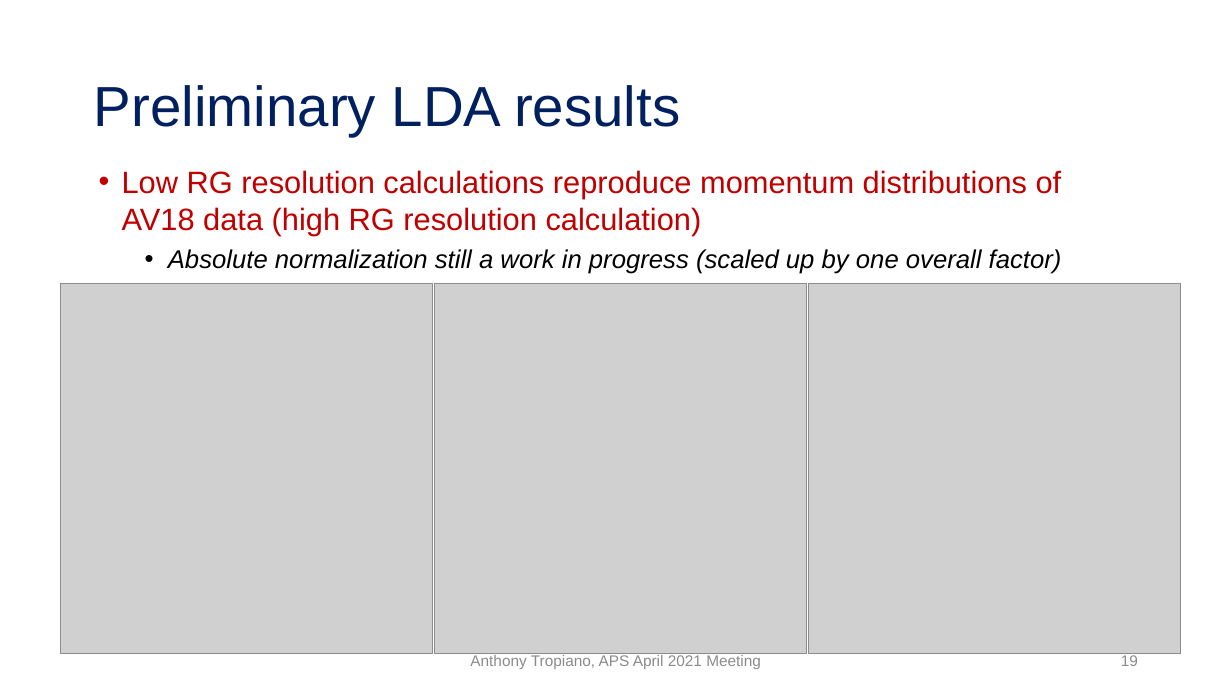
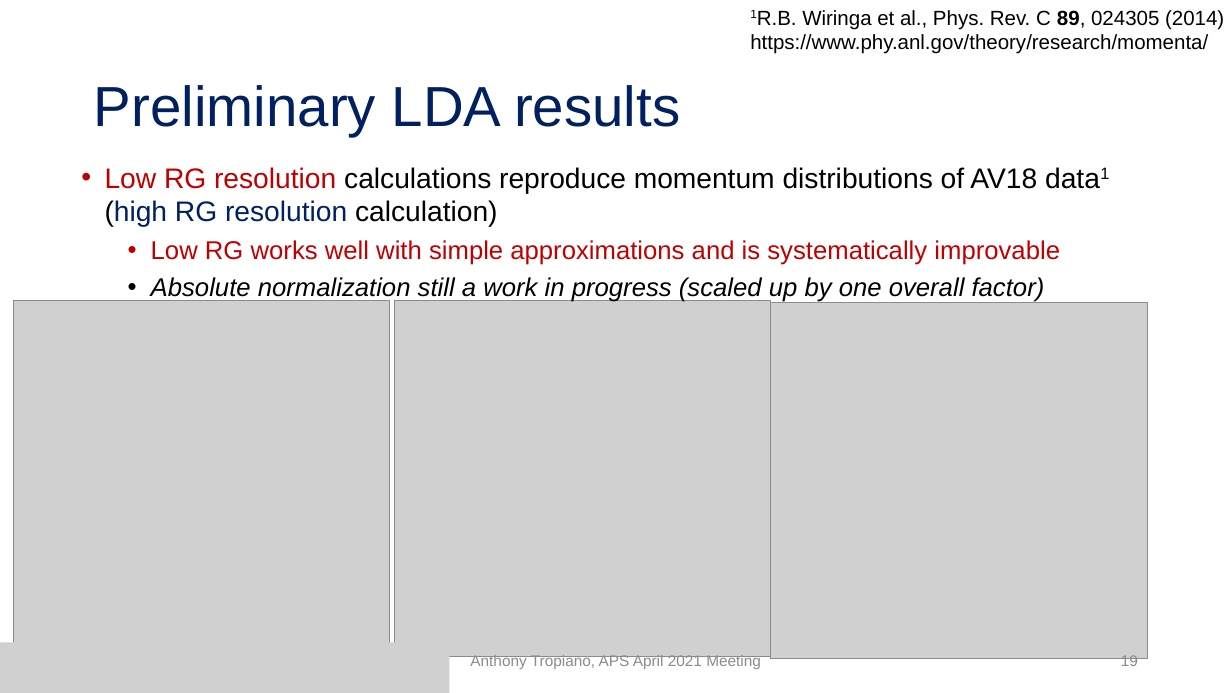
Before and after one commit to tropiano4/tropiano-srg, a slide deck: slide 19 of Presentations/APS_April2021/tropiano_aps_april2021.pptx. Drawn at 1232x693 pixels with LibreOffice and Linux fonts; fonts in the diff are those of the drawing; grey boxes stand for pictures. Boxes give left, top, right and bottom in pixels: in the first picture for what was removed or moved away, otherwise in the second. Text is boxed around its words. In the diff, an @@ line names an element or a change of style, - is before the commit and + after.

Commit message:
More updates to APS talk
Small changes to several figures. Averaging a_2 values. Changes to wording in the talk.

```diff
--- a/Presentations/APS_April2021/tropiano_aps_april2021.pptx
+++ b/Presentations/APS_April2021/tropiano_aps_april2021.pptx
@@ text added at box(750, 10, 1224, 54), 16 pt, text #000000 @@
+1R.B. Wiringa et al., Phys. Rev. C 89, 024305 (2014)
+https://www.phy.anl.gov/theory/research/momenta/
@@ text "Low RG resolution calculations reproduce ...": place and size @@
-text "Low RG resolution calculations reproduce ..." at box(122, 170, 1062, 274)
+text "Low RG resolution calculations reproduce ..." at box(105, 167, 1060, 303)
@@ text at box(105, 167, 1060, 265): text changed; size 24 to 22 pt @@
-• Low RG resolution calculations reproduce momentum distributions of AV18 data (high RG resolution calculation)
+• Low RG resolution calculations reproduce momentum distributions of AV18 data1 (high RG resolution calculation)
+  • Low RG works well with simple approximations and is systematically improvable
@@ picture: place and size @@
-picture at box(60, 284, 433, 653)
+picture at box(13, 300, 390, 656)
@@ picture: place and size @@
-picture at box(434, 284, 807, 653)
+picture at box(395, 300, 772, 656)
@@ picture: place and size @@
-picture at box(809, 284, 1181, 653)
+picture at box(771, 303, 1148, 659)
@@ picture added at box(0, 642, 449, 693) @@
```
Also in this commit, not shown: 21 other slides changed, 2 slides removed, 10 other files.
